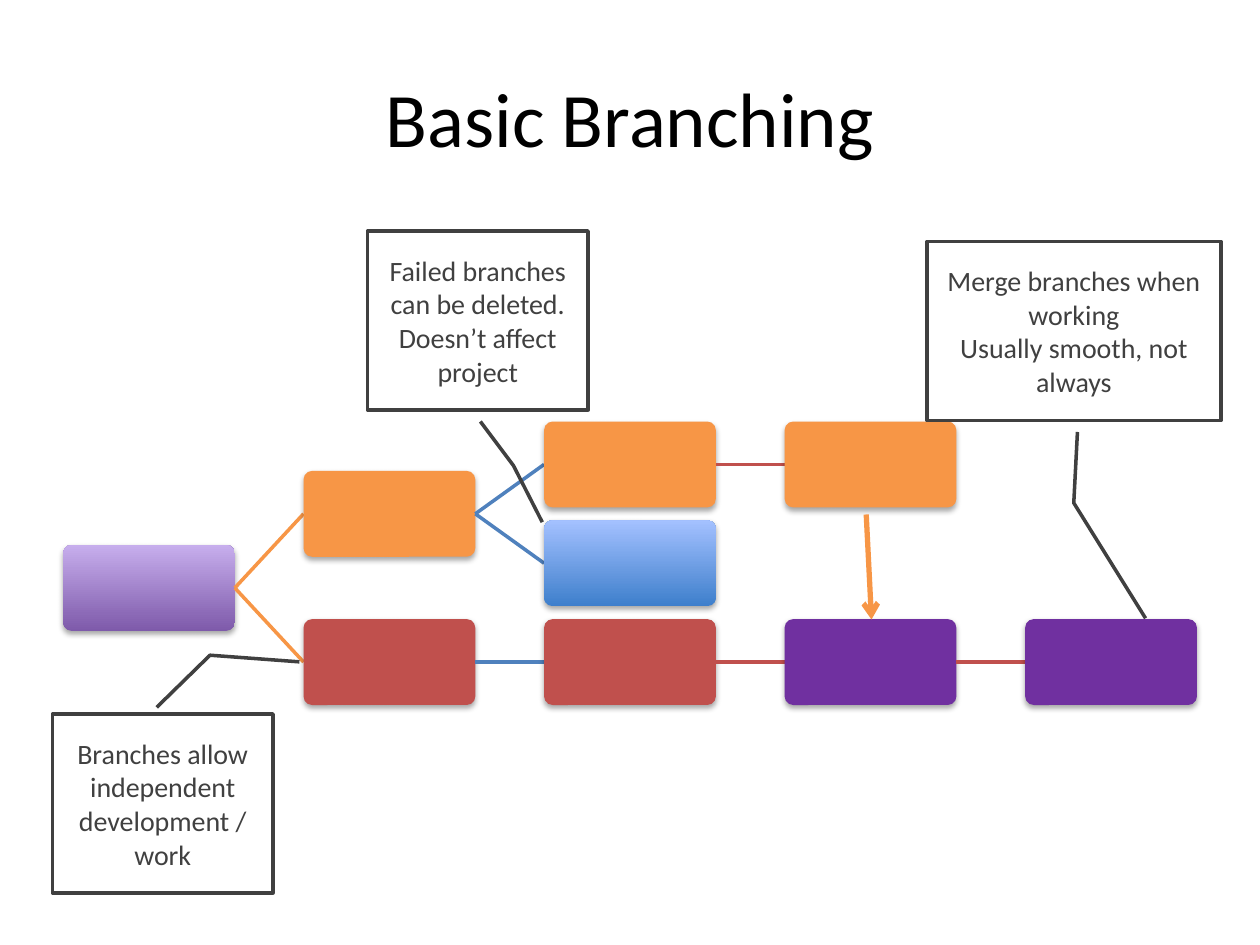
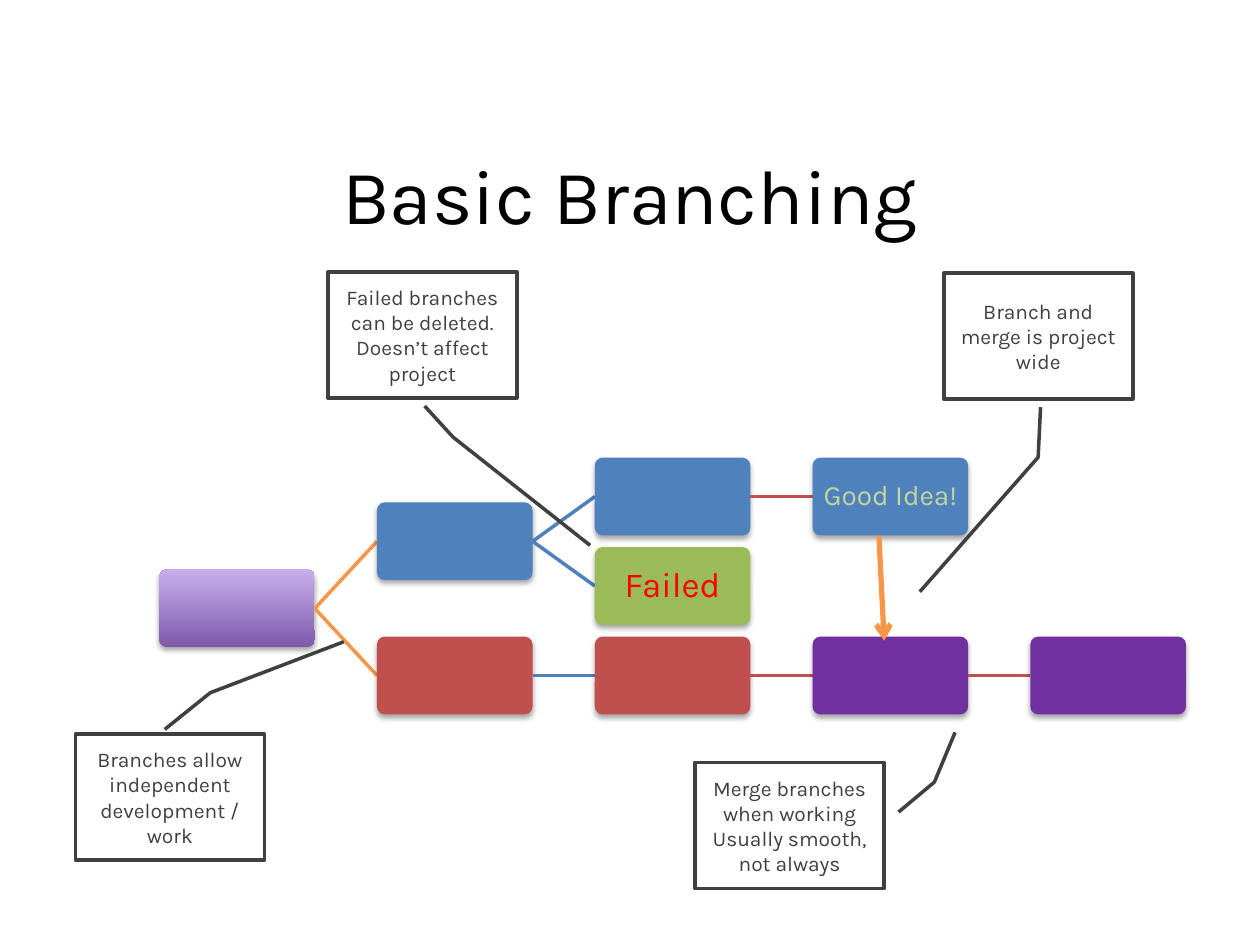
Before and after one commit to psu-libraries/github_workshop, a slide deck: slide 11 of github_workshop_slides.pptx (slide 13 before the commit). Drawn at 1260x945 pixels with LibreOffice and Linux fonts; fonts in the diff are those of the drawing; background and template pictures are left out. Boxes give left, top, right and bottom in pixels: in the first picture for what was removed or moved away, otherwise in the second. Text is boxed around its words. In the diff, an @@ line names an element or a change of style, - is before the commit and + after.

```diff
--- a/github_workshop_slides.pptx
+++ b/github_workshop_slides.pptx
@@ title "Basic Branching": place and size @@
-title "Basic Branching" at (386, 93, 874, 161)
+title "Basic Branching" at (342, 171, 917, 242)
@@ title "Basic Branching" at (342, 171, 917, 242): font Calibri to Karla @@
@@ border callout "Failed branches can be deleted. ...": place and size @@
-border callout "Failed branches can be deleted. ..." at (368, 231, 588, 410)
+border callout "Failed branches can be deleted. ..." at (328, 272, 517, 398)
@@ border callout added at (944, 273, 1133, 399), fill #FFFFFF, outline #404040 2 pt, 12 pt, text #404040 @@
+Branch and merge is project wide
@@ rounded rectangle: place and size @@
-rounded rectangle at (544, 422, 716, 508)
+rounded rectangle at (595, 457, 750, 536)
@@ rounded rectangle: place and size @@
-rounded rectangle at (785, 422, 956, 508)
+rounded rectangle at (813, 457, 968, 536)
@@ fill #F79646 to #4F81BD in 3 elements at (813, 457, 968, 536), (595, 457, 750, 536), (377, 503, 532, 581) @@
@@ rounded rectangle: place and size @@
-rounded rectangle at (304, 471, 475, 557)
+rounded rectangle at (377, 503, 532, 581)
@@ freeform shape at (532, 496, 596, 544): rotation 35 to 324 degrees; outline redrawn @@
@@ freeform shape: place and size @@
-freeform shape at (716, 462, 785, 466)
+freeform shape at (751, 495, 813, 499)
@@ text added at (824, 486, 957, 505), 16 pt, text #C3D69B @@
+Good Idea!
@@ arrow moved from (867, 514) - (872, 620) to (879, 536) - (885, 641) @@
@@ freeform shape: place and size @@
-freeform shape at (234, 513, 305, 590)
+freeform shape at (313, 540, 379, 610)
@@ freeform shape at (532, 540, 596, 588): rotation 324 to 35 degrees; outline redrawn @@
@@ rounded rectangle: place and size @@
-rounded rectangle at (544, 520, 716, 606)
+rounded rectangle at (595, 547, 750, 625)
@@ rounded rectangle at (595, 547, 750, 625): fill gradient #3F7FCE to #A4C4FF to #9BBB59 @@
@@ rounded rectangle: place and size @@
-rounded rectangle at (63, 546, 234, 631)
+rounded rectangle at (159, 570, 314, 648)
@@ text added at (625, 573, 721, 598), 20 pt, text #FF0000 @@
+Failed
@@ freeform shape: place and size @@
-freeform shape at (234, 587, 305, 664)
+freeform shape at (313, 607, 379, 677)
@@ rounded rectangle: place and size @@
-rounded rectangle at (304, 619, 475, 704)
+rounded rectangle at (377, 636, 532, 714)
@@ rounded rectangle: place and size @@
-rounded rectangle at (544, 619, 716, 704)
+rounded rectangle at (595, 636, 750, 714)
@@ rounded rectangle: place and size @@
-rounded rectangle at (785, 619, 956, 704)
+rounded rectangle at (813, 636, 968, 714)
@@ rounded rectangle: place and size @@
-rounded rectangle at (1026, 619, 1197, 704)
+rounded rectangle at (1031, 636, 1186, 714)
@@ freeform shape: place and size @@
-freeform shape at (475, 660, 544, 664)
+freeform shape at (533, 674, 595, 678)
@@ freeform shape: place and size @@
-freeform shape at (716, 660, 785, 664)
+freeform shape at (751, 674, 813, 678)
@@ freeform shape: place and size @@
-freeform shape at (956, 660, 1026, 664)
+freeform shape at (968, 674, 1029, 678)
@@ border callout "Branches allow independent development / ...": place and size @@
-border callout "Branches allow independent development / ..." at (53, 714, 273, 893)
+border callout "Branches allow independent development / ..." at (76, 735, 265, 861)
@@ size 16 to 12 pt, font Calibri to Karla; proportions changed in 3 elements at (76, 735, 265, 861), (328, 272, 517, 398), (696, 762, 885, 888) @@
@@ border callout "Merge branches when working": place and size @@
-border callout "Merge branches when working" at (927, 242, 1221, 421)
+border callout "Merge branches when working" at (696, 762, 885, 888)
```
Also in this commit, not shown: 12 other slides changed, 1 slide added, 4 slides removed.
